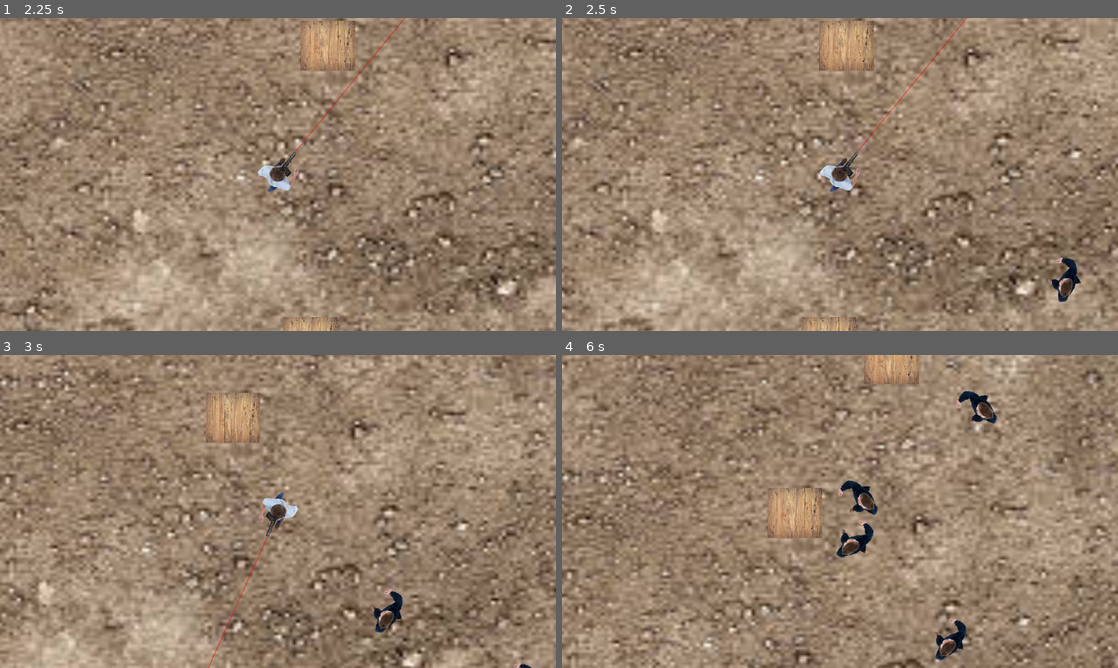
Above: before the commit, frames 1-4 (two rows, left to right).
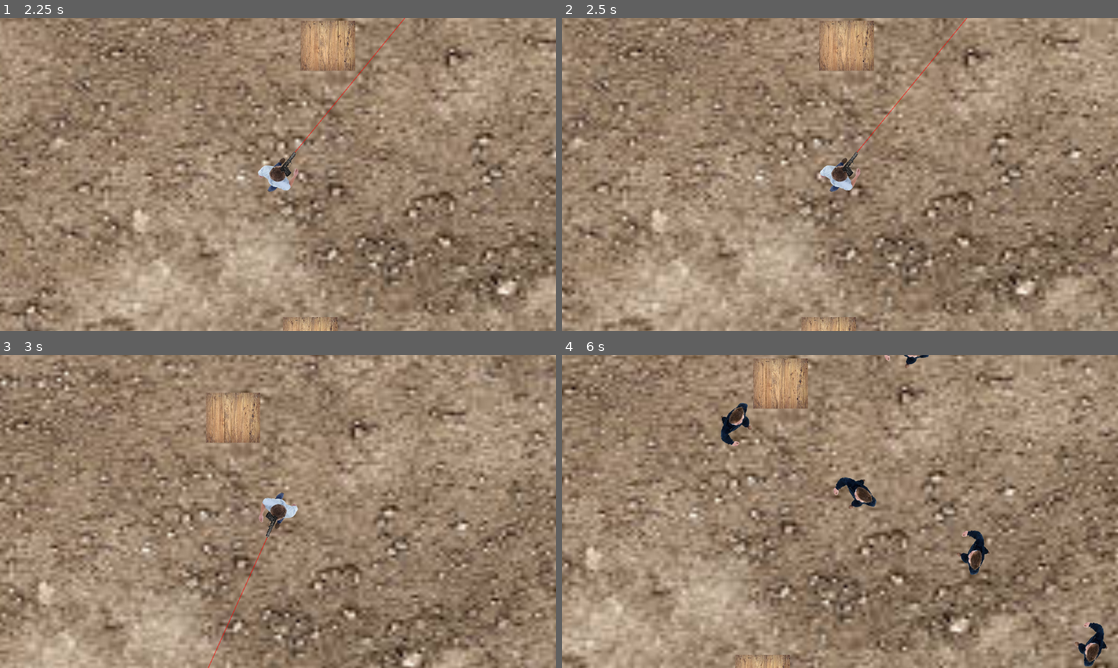
Above: after the commit, the same moments.

Repository: elijoh75/ElijahJohnsonShooter
Game: Godot game, scene res://Scenes/world.tscn
Same seed, same stepped clock (60 frames per second), same inputs: the game is played once before the commit and once after it.
Inputs (mouse positions are in pixels of both pictures, inside the frame that each line leads up to):
- Up to frame 1 (2.25 s): move the mouse to (400, 158) at 0.52 s; hold D (move_right) 0.53-1.28 s; click (400, 158) at 0.6 s; move the mouse to (166, 190) at 1.27 s; hold S (move_down) 1.28-2.03 s; click (166, 190) at 1.35 s; move the mouse to (333, 105) at 2.02 s; hold D (move_right) from 2.03 s (still down); click (333, 105) at 2.1 s
- Up to frame 2 (2.5 s): keep holding D (move_right)
- Up to frame 3 (3 s): move the mouse to (250, 574) at 2.77 s; release D (move_right) at 2.78 s; hold W (move_up) from 2.78 s (still down); click (250, 574) at 2.85 s
- Up to frame 4 (6 s): move the mouse to (1006, 558) at 3.52 s; release W (move_up) at 3.53 s; hold A (move_left) 3.53-5.03 s; click (1006, 558) at 3.6 s; move the mouse to (673, 464) at 4.27 s; click (673, 464) at 4.35 s; move the mouse to (867, 511) at 5.02 s; hold S (move_down) 5.03-5.78 s; click (867, 511) at 5.1 s; move the mouse to (756, 433) at 5.77 s; hold D (move_right) from 5.78 s (still down); click (756, 433) at 5.85 s

Frame 1 is identical in both runs. In frame 2, 0.4% of the frame differs, in the area x 87-94%, y 76-91%; in frame 3, 0.4%; in frame 4, 45%, in the area x 0-100%, y 0-100%.

Commit message:
0.61 stable

Diff:
--- a/elijah-top-down-shooter/Scenes/world.tscn
+++ b/elijah-top-down-shooter/Scenes/world.tscn
@@ -56,4 +56,4 @@
 position = Vector2(1812, 1286)
 
 [node name="Spawner3" parent="." unique_id=288388923 instance=ExtResource("6_5ukr8")]
-position = Vector2(-1747, 1142)
+position = Vector2(-1374, 1148)
--- a/elijah-top-down-shooter/Scripts/spawner.gd
+++ b/elijah-top-down-shooter/Scripts/spawner.gd
@@ -2,9 +2,14 @@
 
 @onready var enemy = preload("res://Scenes/Enemy.tscn")
 
+func _on_timer_timeout() -> void:
+	# 1. Wait for a 2-second delay after the timer finishes
+	await get_tree().create_timer(2.0).timeout
 
-
-func _on_timer_timeout() -> void:
+	# 2. Now run the enemy spawn code
 	var ene = enemy.instantiate()
 	ene.position = position
 	get_parent().get_node("Enemies").add_child(ene)
+
+	# 3. Manually restart the main timer so the loop continues
+	$Timer.start()
